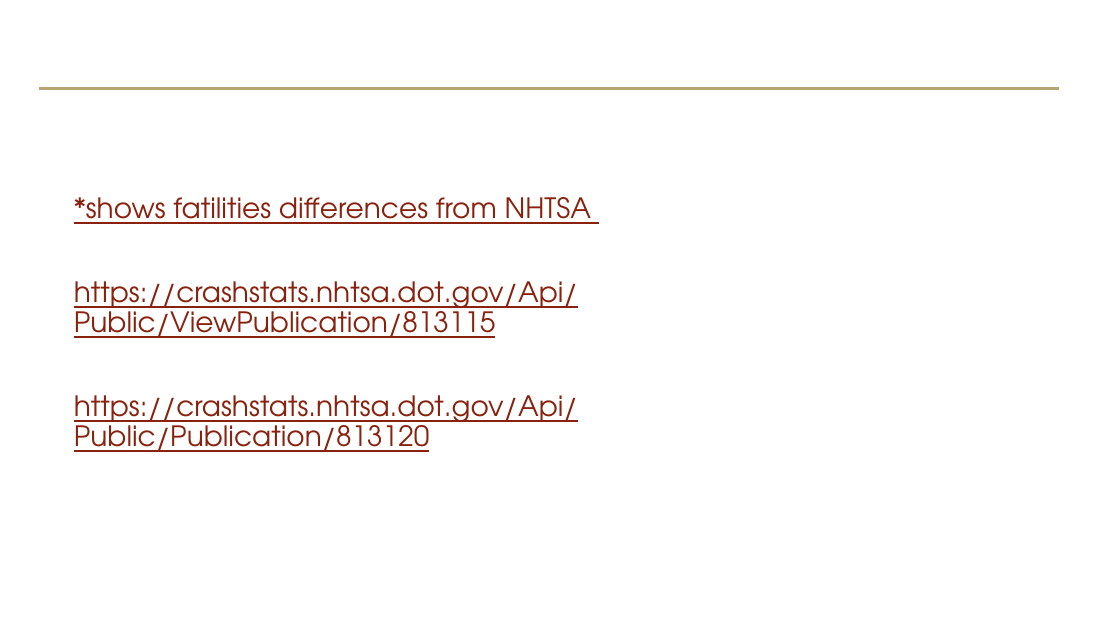
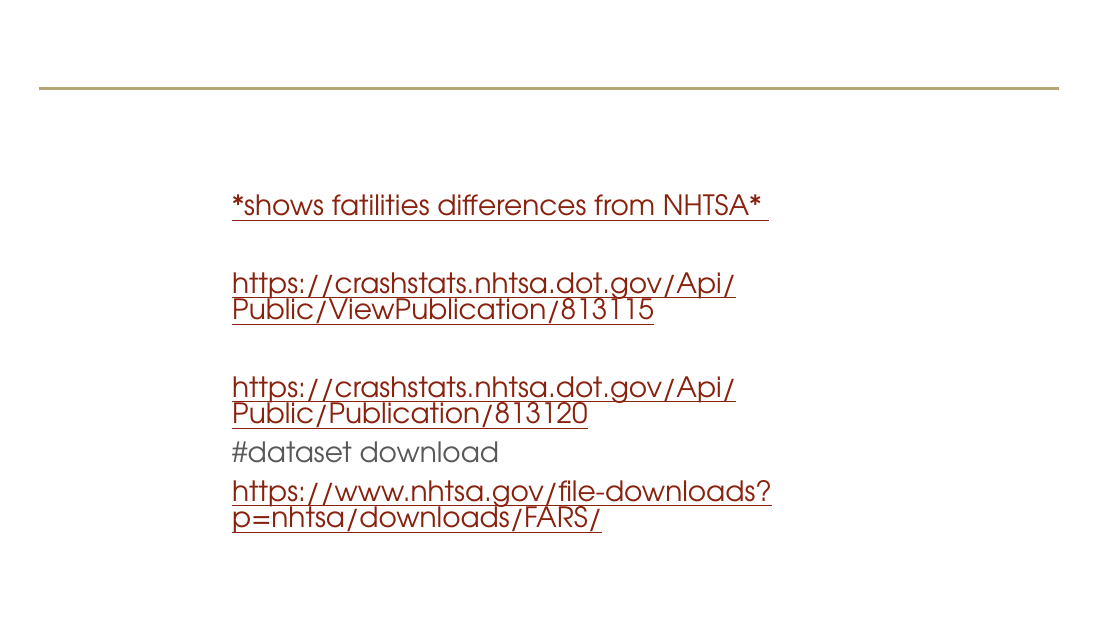
Before and after one commit to hypothetical-lemon/COMP4441, a slide deck: slide 9 of COMP4441_final_project.pptx (slide 8 before the commit). Drawn at 1120x630 pixels with LibreOffice and Linux fonts; fonts in the diff are those of the drawing; background and template pictures are left out. Boxes give left, top, right and bottom in pixels: in the first picture for what was removed or moved away, otherwise in the second. Text is boxed around its words. In the diff, an @@ line names an element or a change of style, - is before the commit and + after.

```diff
--- a/COMP4441_final_project.pptx
+++ b/COMP4441_final_project.pptx
@@ text "*shows fatilities differences from NHTSA*": place and size @@
-text "*shows fatilities differences from NHTSA*" at <box>74,197,591,452</box>
+text "*shows fatilities differences from NHTSA*" at <box>232,194,772,533</box>
@@ text at <box>232,194,761,221</box>: text changed @@
-*shows fatilities differences from NHTSA
+*shows fatilities differences from NHTSA*
@@ text at <box>232,272,736,429</box>: line spacing 0.9 to 0.8 @@
@@ text at <box>232,441,772,533</box>: paragraphs added @@
+#dataset download
+https://www.nhtsa.gov/file-downloads?p=nhtsa/downloads/FARS/
```
Also in this commit, not shown: 1 other slide changed, 1 slide added, 1 other file.
